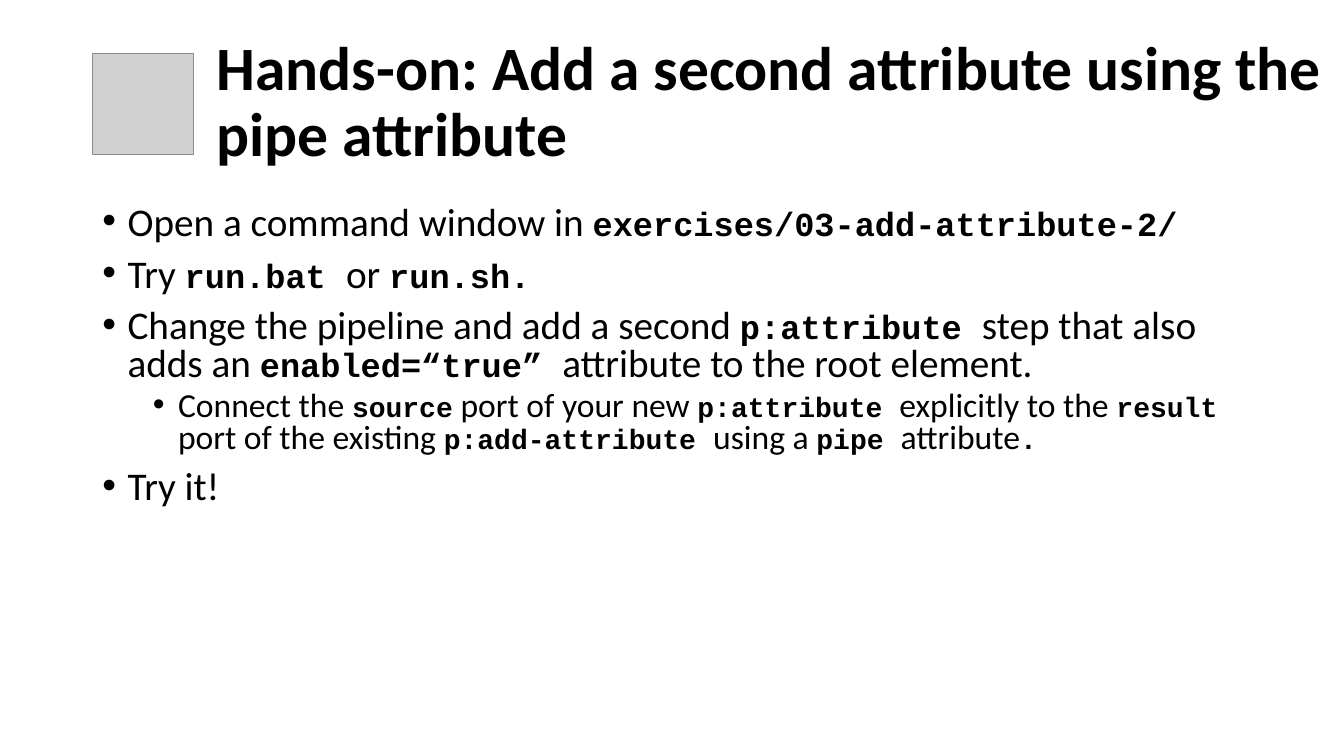
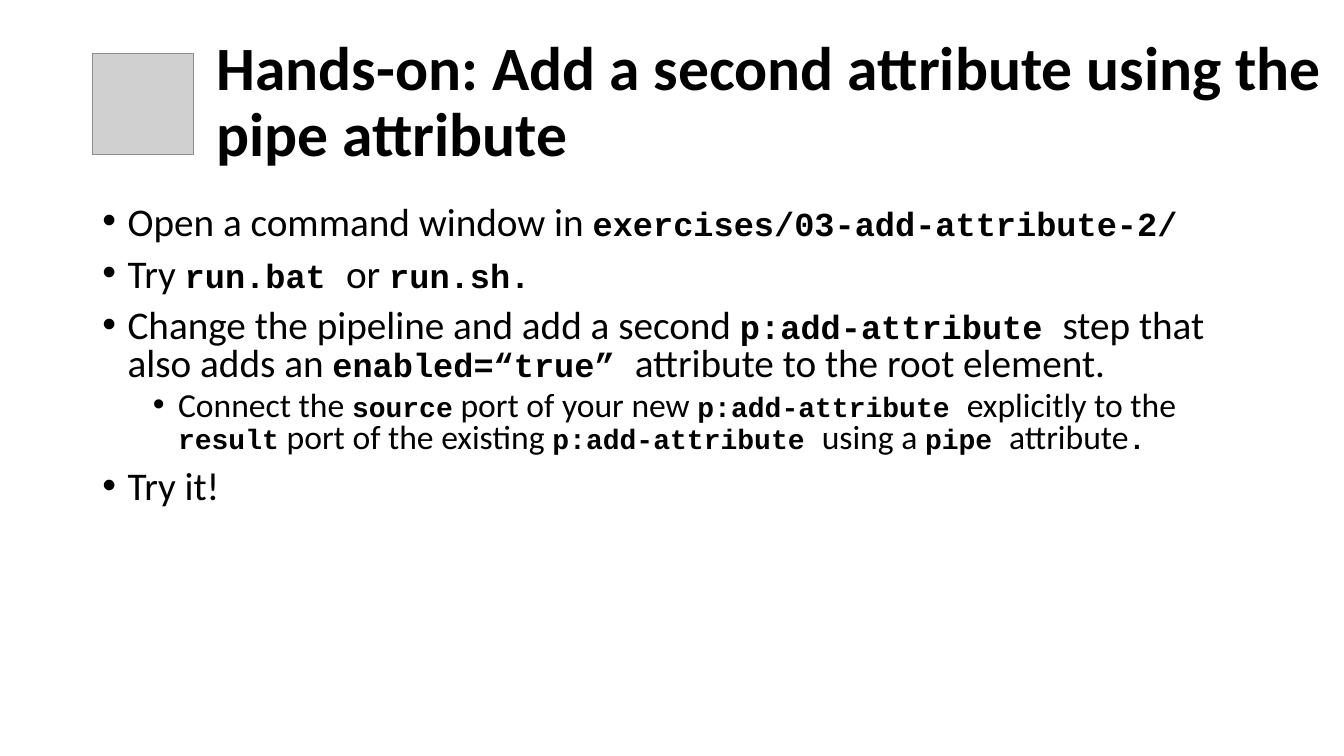
Before and after one commit to svanteschubert/DocEng-2019-XProc, a slide deck: slide 20 of presentation/Introduction to XProc 3.0.pptx. Drawn at 1344x756 pixels with LibreOffice and Linux fonts; fonts in the diff are those of the drawing; grey boxes stand for pictures; background and template pictures are left out. Boxes give left, top, right and bottom in pixels: in the first picture for what was removed or moved away, otherwise in the second. Text is boxed around its words. In the diff, an @@ line names an element or a change of style, - is before the commit and + after.

```diff
--- a/presentation/Introduction to XProc 3.0.pptx
+++ b/presentation/Introduction to XProc 3.0.pptx
@@ text at <box>128,311,1204,455</box>: text changed @@
-• Change the pipeline and add a second p:attribute step that also adds an enabled=“true” attribute to the root element.
-  • Connect the source port of your new p:attribute explicitly to the result port of the existing p:add-attribute using a pipe attribute.
+• Change the pipeline and add a second p:add-attribute step that also adds an enabled=“true” attribute to the root element.
+  • Connect the source port of your new p:add-attribute explicitly to the result port of the existing p:add-attribute using a pipe attribute.
```
Also in this commit, not shown: 9 other slides changed, 2 slides added, 1 other file.
